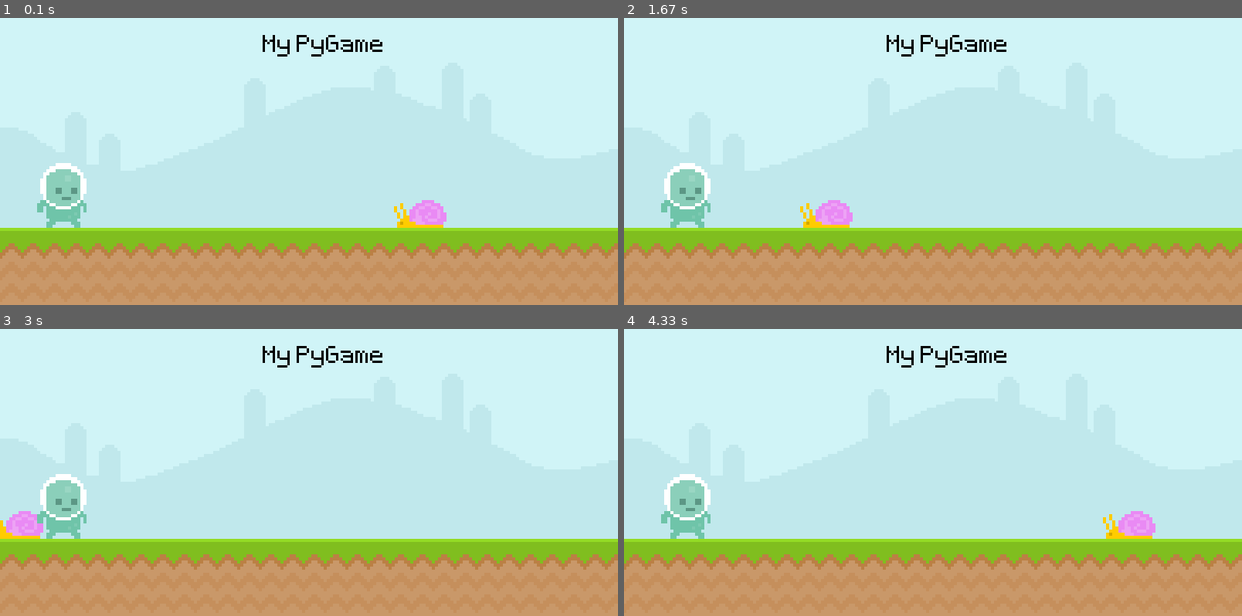
Above: before the commit, frames 1-4 (two rows, left to right).
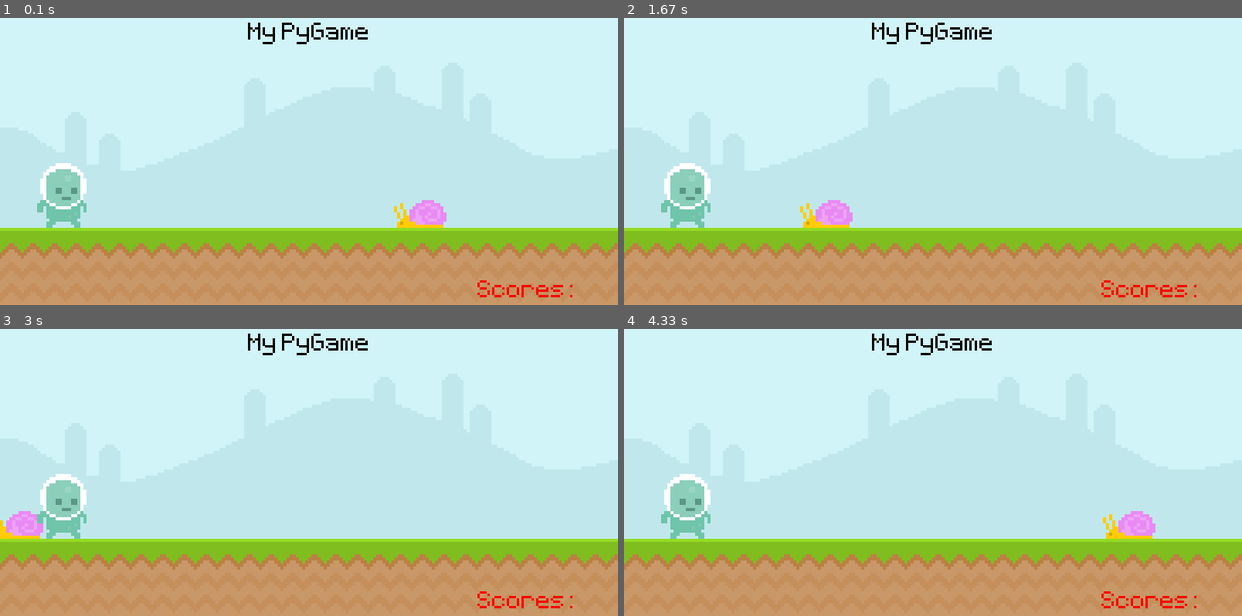
Above: after the commit, the same moments.

Repository: RyderBlack/pygame_basics
Game: pygame game, started from main.py
Two runs of this game, one before a commit and one after it. Both use one fixed random seed, a clock stepped at 60 frames per second and the inputs below.
Inputs:
- Up to frame 1 (0.1 s): no input
- Up to frame 2 (1.67 s): no input
- Up to frame 3 (3 s): no input
- Up to frame 4 (4.33 s): no input

The runs differ from the first frame. In frame 1, 1.0% of the frame differs, in the area x 40-93%, y 1-98%; in frame 2, 1.0%; in frame 3, 1.0%; in frame 4, 1.0%.

Commit message:
feat: add player collision with mouse and snail triggers V1

Diff:
--- a/main.py
+++ b/main.py
@@ -11,13 +11,20 @@
 clock = pygame.time.Clock()
 
 #create Text and font
-test_font = pygame.font.Font('fonts/Pixeltype.ttf', 50)
+my_main_font = pygame.font.Font('fonts/Pixeltype.ttf', 50)
 
-#import images
+#environment
 sky_surface = pygame.image.load('graphics/Sky.png').convert()
 ground_surface = pygame.image.load('graphics/ground.png').convert()
-text_surface = test_font.render('My PyGame', False, 'Black')
 
+#texts
+text_surface = my_main_font.render('My PyGame', False, 'Black')
+text_rect = text_surface.get_rect(center=(400,50))
+
+score_surface = my_main_font.render('Scores: ', False, ' Red')
+score_rect = score_surface.get_rect(bottomright=(750,400))
+
+#characters
 snail_surface = pygame.image.load('graphics/snail/snail1.png').convert_alpha()
 snail_rect = snail_surface.get_rect(bottomright=(600,300))
 
@@ -31,16 +38,27 @@
         if event.type == pygame.QUIT:
             pygame.quit()
             exit()
+        # if event.type == pygame.MOUSEMOTION:
+        #     if player_rect.collidepoint(event.pos):
+        #         print('collision with player and mouse')
 
     screen.blit(sky_surface, (0,0))
     screen.blit(ground_surface, (0,300))
-    screen.blit(text_surface, (340, 50))
+
+    screen.blit(text_surface, text_rect)
+    screen.blit(score_surface, score_rect)
 
     snail_rect.x -= 3
     if snail_rect.right <=0: snail_rect.left = 800
     screen.blit(snail_surface, snail_rect)
     screen.blit(player_surface, player_rect)
 
+    # if player_rect.colliderect(snail_rect):
+    #     print('collision')
+
+    # mouse_pos = pygame.mouse.get_pos()
+    # if player_rect.collidepoint(mouse_pos):
+    #     print(pygame.mouse.get_pressed())
 
     pygame.display.update()
     #for 60fps
